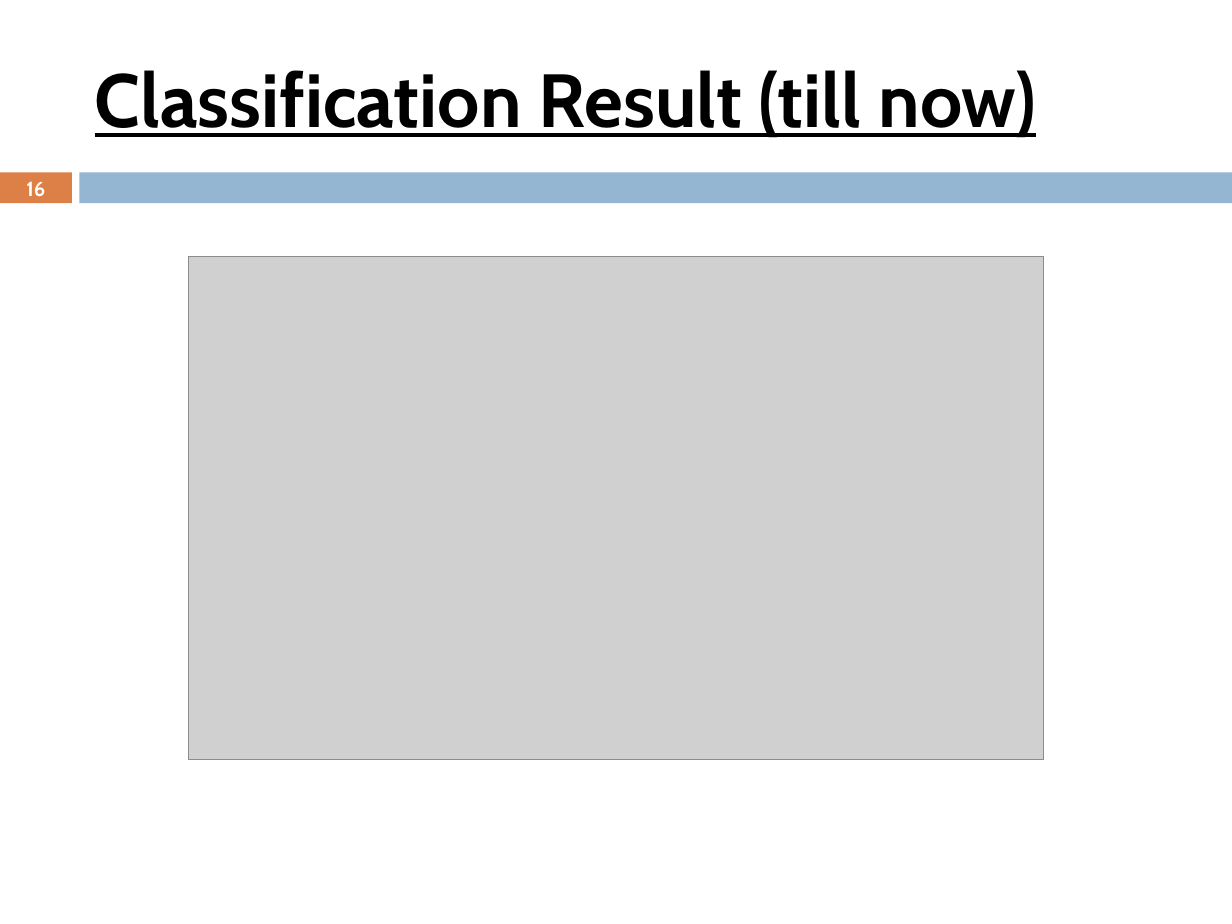
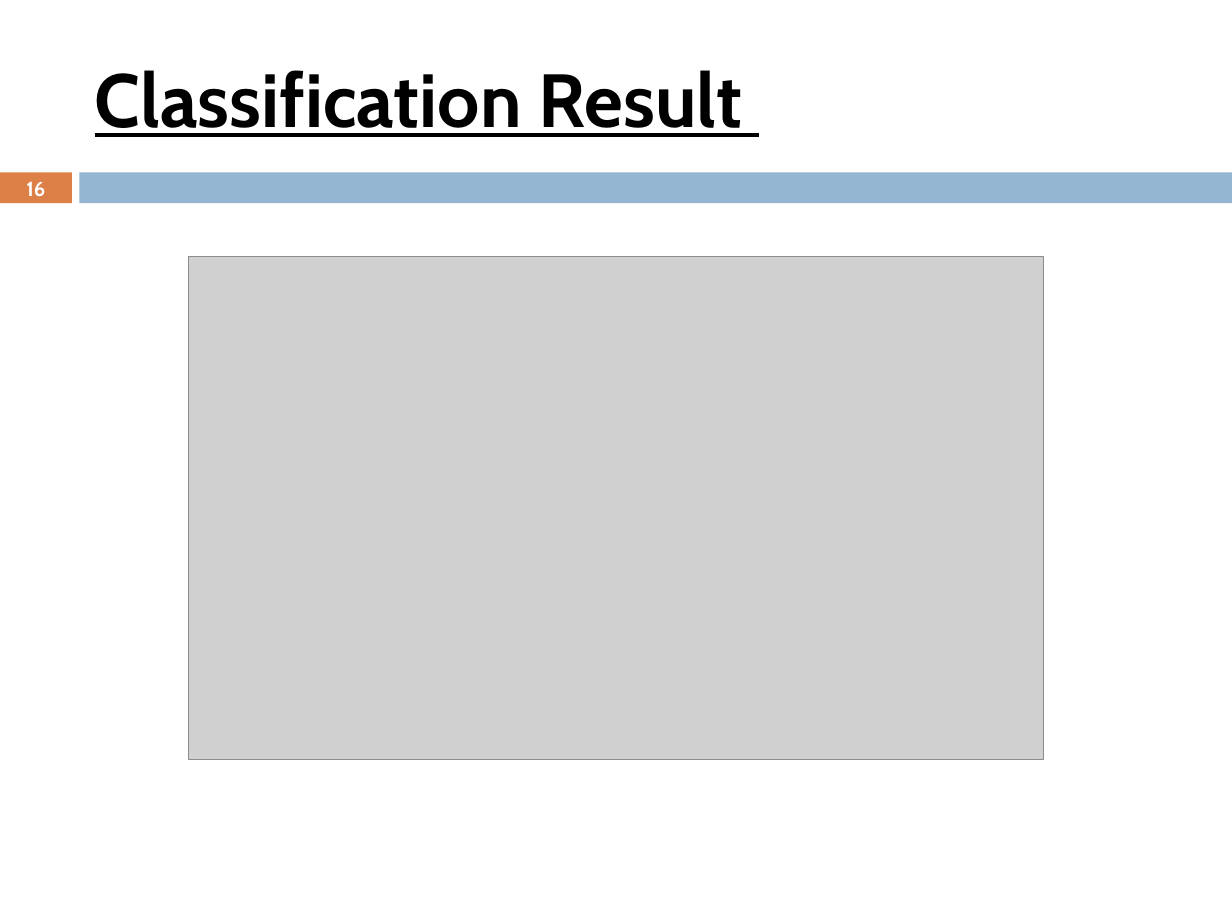
Before and after one commit to apurv-sgh/Facial-Emotion-Recognition-System, a slide deck: slide 16 of Documents/M2_E3_FERsystem.pptx. Drawn at 1232x924 pixels with LibreOffice and Linux fonts; fonts in the diff are those of the drawing; grey boxes stand for pictures; background and template pictures are left out. Boxes give left, top, right and bottom in pixels: in the first picture for what was removed or moved away, otherwise in the second. Text is boxed around its words. In the diff, an @@ line names an element or a change of style, - is before the commit and + after.

```diff
--- a/Documents/M2_E3_FERsystem.pptx
+++ b/Documents/M2_E3_FERsystem.pptx
@@ title at [95, 70, 742, 137]: text changed @@
-Classification Result (till now)
+Classification Result
```
Also in this commit, not shown: 1 other slide changed.
